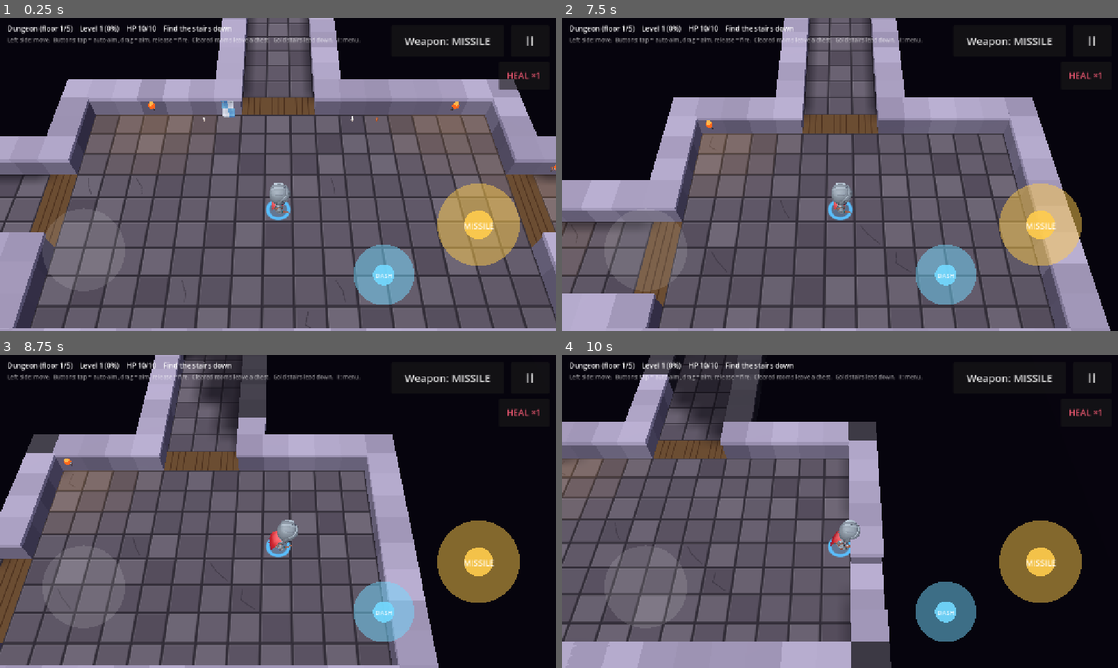
Above: before the commit, frames 1-4 (two rows, left to right).
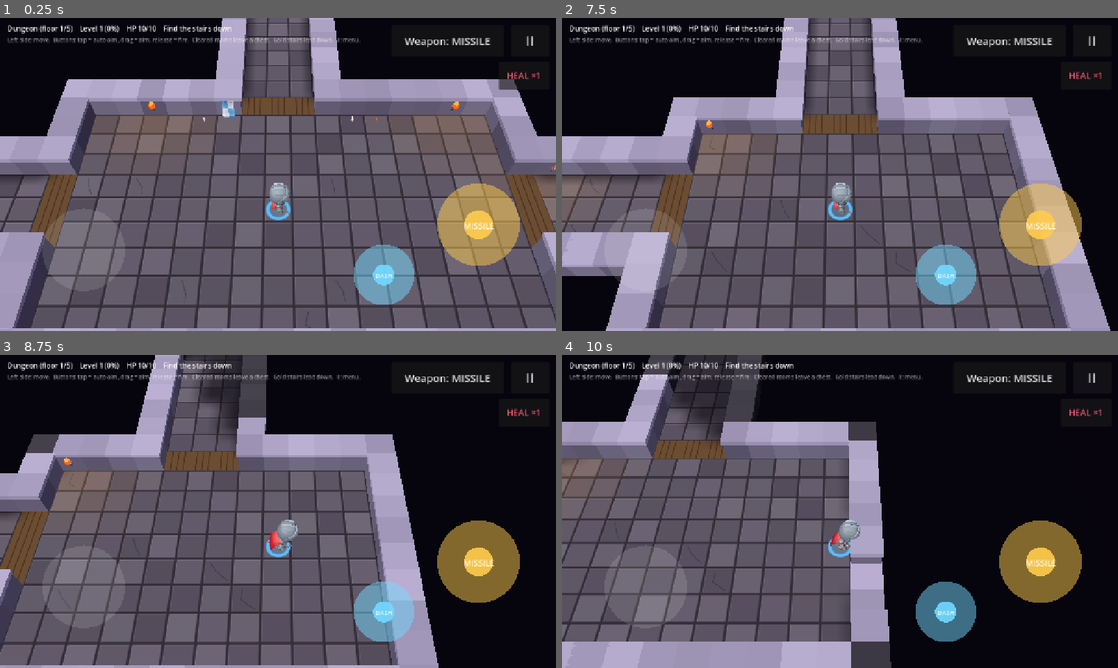
Above: after the commit, the same moments.

Repository: Zenb0t/toto
Game: Godot game, scene res://scenes/main.tscn
The game is run twice, just before and just after one commit, with the same random seed, the same clock (stepped at 60 frames per second) and the same inputs.
Inputs (mouse positions are in pixels of both pictures, inside the frame that each line leads up to):
- Up to frame 1 (0.25 s): no input
- Up to frame 2 (7.5 s): click "Weapon: MISSILE" at 0.5 s; click "Weapon: SWORD" at 1.25 s; click "Weapon: FIREBALL" at 2 s; click "Weapon: CROSSBOW" at 2.75 s; click "Weapon: LIGHTNING" at 3.5 s; click "Weapon: CLOUD" at 4.25 s; click "Weapon: AXE" at 5 s; click "HEAL ×1" at 5.75 s; click "II" at 6.5 s; click "Restart run" at 7.25 s
- Up to frame 3 (8.75 s): tap Enter at 8 s; move the mouse to (400, 495) at 8.02 s; hold D (move_right) from 8.03 s (still down); hold Shift from 8.03 s (still down); click (400, 495) at 8.17 s
- Up to frame 4 (10 s): release D (move_right) at 8.75 s; release Shift at 8.75 s; drag from (728, 527) to (812, 574) at 8.77 s; move the mouse to (895, 442) at 9.52 s; hold D (move_right) from 9.53 s (still down); tap Ctrl at 9.6 s

The runs differ from the first frame. In frame 1, less than 0.1% of the frame differs, in the area x 81-100%, y 27-49%; in frame 2, 11%, in the area x 0-27%, y 32-100%; in frame 3, 2.2%; in frame 4, nothing differs.

Commit message:
Natural caves in the Lair, the Orcish Mines and the Depths
A cave is a rough rectangle whose walls wander in and out in stretches of a
few cells, with rounded corners; the middle of each side stays straight so
corridors still meet it. Branches set how many of their rooms are caves.
The generator's rules are now checked on every branch, not just the first.

Co-Authored-By: Claude Opus 5.5 <noreply@anthropic.com>
Claude-Session: https://claude.ai/code/session_015ZGKCCJdA1nx2f1Xhpqp12

Diff:
--- a/scripts/dungeon/generation/dungeon_generator.gd
+++ b/scripts/dungeon/generation/dungeon_generator.gd
@@ -56,14 +56,15 @@
 	return Rect2i(Vector2i.ONE + slot * SLOT_SIZE, SLOT_SIZE).grow(-ROOM_MARGIN)
 
 
-## The start room is a plain rectangle. The rest are the branch's vaults, or random shapes with a few
-## pillars.
+## The start room is a plain rectangle. The rest are the branch's vaults, natural caves (as many as the
+## branch has), or built shapes; caves and built rooms get a few pillars (rocks, in a cave).
 func _shape_room(is_start: bool, bounds: Rect2i, branch: Branch, rng: RandomNumberGenerator) -> Dictionary:
 	if is_start:
 		return _as_floor(RoomShapes.build(RoomShapes.Kind.RECT, bounds, rng))
 	if rng.randf() < VAULT_CHANCE:
 		return Vaults.stamp(branch.vaults[rng.randi_range(0, branch.vaults.size() - 1)], bounds, rng)
-	var shape := RoomShapes.build(RoomShapes.random_kind(rng), bounds, rng)
+	var is_cave := rng.randf() < branch.cave_share
+	var shape := RoomShapes.cave(bounds, rng) if is_cave else RoomShapes.build(RoomShapes.random_kind(rng), bounds, rng)
 	return _as_floor(RoomShapes.with_pillars(shape, rng.randi_range(0, MAX_PILLARS), rng))
 
 
--- a/scripts/dungeon/generation/room_shapes.gd
+++ b/scripts/dungeon/generation/room_shapes.gd
@@ -10,6 +10,14 @@
 ## Pillars are 2x2 blocks this many cells clear of the room's edge, so doorways and walls stay walkable.
 const PILLAR_SIZE := 2
 const PILLAR_EDGE_CLEARANCE := 2
+## Caves (see cave()): how thick the rock they start from is at least, how deep their walls wander in
+## from it, how wide each stretch of wall stays put, and how much of each corner is rounded off.
+const CAVE_MIN_THICKNESS := 11
+const CAVE_MAX_BITE := 2
+const CAVE_STRETCH := 3
+const CAVE_CORNER := 3
+## The middle of every side of a cave stays straight for this many cells each way, so a corridor can meet it.
+const CAVE_MOUTH := 3
 
 
 static func random_kind(rng: RandomNumberGenerator) -> Kind:
@@ -25,6 +33,44 @@
 		Kind.MERGED:
 			return _union(_merged(bounds, rng))
 	return _union([rect(bounds, rng)])
+
+
+## A natural cave, like Dungeon Crawl's Lair and Mines: a rough rectangle whose walls wander in and out in
+## stretches of a few cells, with rounded corners. The middle of each side stays straight, so corridors can
+## still meet it. Always one piece, and at least MIN_THICKNESS thick.
+static func cave(bounds: Rect2i, rng: RandomNumberGenerator) -> Dictionary:
+	var size := Vector2i(
+		rng.randi_range(mini(CAVE_MIN_THICKNESS, bounds.size.x), bounds.size.x),
+		rng.randi_range(mini(CAVE_MIN_THICKNESS, bounds.size.y), bounds.size.y))
+	var area := Rect2i(bounds.position + (bounds.size - size) / 2, size)
+	var top := _wandering_edge(size.x, rng)
+	var bottom := _wandering_edge(size.x, rng)
+	var left := _wandering_edge(size.y, rng)
+	var right := _wandering_edge(size.y, rng)
+	var cells := {}
+	for y in size.y:
+		for x in size.x:
+			if y < top[x] or size.y - 1 - y < bottom[x] or x < left[y] or size.x - 1 - x < right[y]:
+				continue
+			var corner_x := mini(x, size.x - 1 - x)
+			var corner_y := mini(y, size.y - 1 - y)
+			if corner_x + corner_y < CAVE_CORNER:
+				continue
+			cells[area.position + Vector2i(x, y)] = true
+	return cells
+
+
+## How far a cave's wall bites in at each cell along a side: 0..CAVE_MAX_BITE, changing at most every
+## CAVE_STRETCH cells and by one at a time, and 0 in the middle (the mouth).
+static func _wandering_edge(length: int, rng: RandomNumberGenerator) -> PackedInt32Array:
+	var bites := PackedInt32Array()
+	bites.resize(length)
+	var bite := rng.randi_range(0, CAVE_MAX_BITE)
+	for i in length:
+		if i % CAVE_STRETCH == 0:
+			bite = clampi(bite + rng.randi_range(-1, 1), 0, CAVE_MAX_BITE)
+		bites[i] = 0 if absi(i - length / 2) <= CAVE_MOUTH else bite
+	return bites
 
 
 ## A rectangle at least MIN_THICKNESS on each side and at least half the bounds, centred give or take a cell.
--- a/tests/unit/test_dungeon_generator.gd
+++ b/tests/unit/test_dungeon_generator.gd
@@ -6,8 +6,9 @@
 var _parser := DungeonMapParser.new()
 
 
+## Seeds go through every floor (every branch: built halls, caves, the branch's vaults).
 func _map(seed_value: int) -> DungeonMap:
-	return _parser.parse(DungeonGenerator.new().generate(seed_value))
+	return _parser.parse(DungeonGenerator.new().generate(seed_value, seed_value % RunState.FLOOR_COUNT + 1))
 
 
 func _enemy_rooms(map: DungeonMap) -> Dictionary:
--- a/tests/unit/test_room_shapes.gd
+++ b/tests/unit/test_room_shapes.gd
@@ -54,3 +54,25 @@
 
 func test_a_room_in_two_pieces_is_not_one_piece() -> void:
 	assert_false(RoomShapes.is_one_piece({Vector2i(0, 0): true, Vector2i(5, 5): true}))
+
+
+func test_caves_are_one_piece_inside_their_bounds_and_big_enough() -> void:
+	for seed_value in 30:
+		var cave := RoomShapes.cave(BOUNDS, _rng(seed_value))
+		assert_true(RoomShapes.is_one_piece(cave), "seed %d" % seed_value)
+		assert_gt(cave.size(), RoomShapes.MIN_THICKNESS * RoomShapes.MIN_THICKNESS, "seed %d" % seed_value)
+		for cell: Vector2i in cave:
+			assert_true(BOUNDS.has_point(cell), "seed %d: %s" % [seed_value, cell])
+
+
+func test_cave_walls_wander_but_the_middle_of_each_side_stays_straight() -> void:
+	var cave := RoomShapes.cave(BOUNDS, _rng(4))
+	var rows := {}
+	for cell: Vector2i in cave:
+		rows[cell.y] = mini(rows.get(cell.y, 1000), cell.x)
+	var left_edges := rows.values()
+
+	assert_gt(left_edges.max(), left_edges.min(), "the left wall wanders")
+	var middle: int = (rows.keys().min() + rows.keys().max()) / 2
+	assert_eq(rows[middle - 1], rows[middle])
+	assert_eq(rows[middle + 1], rows[middle])
